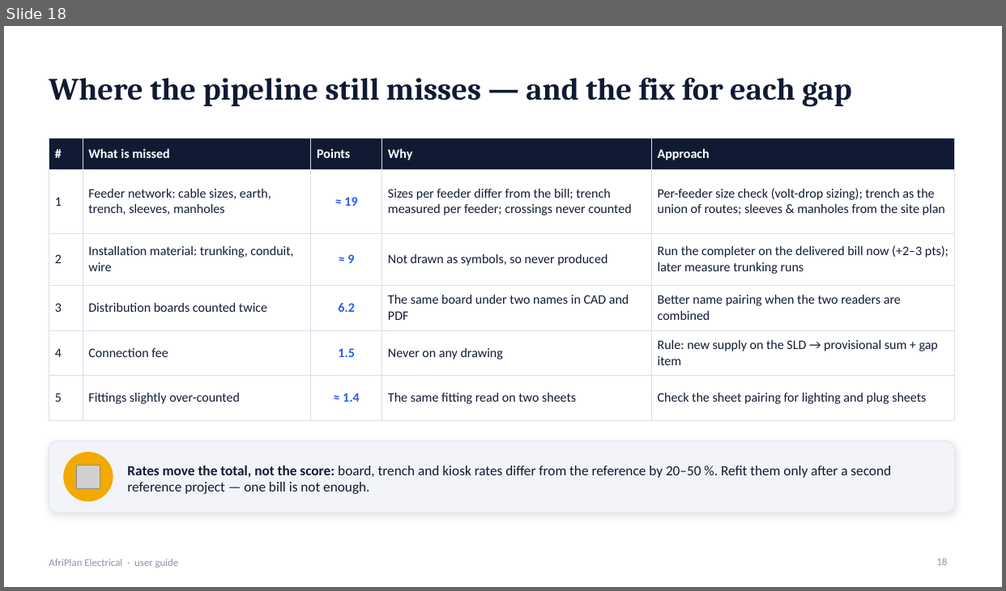
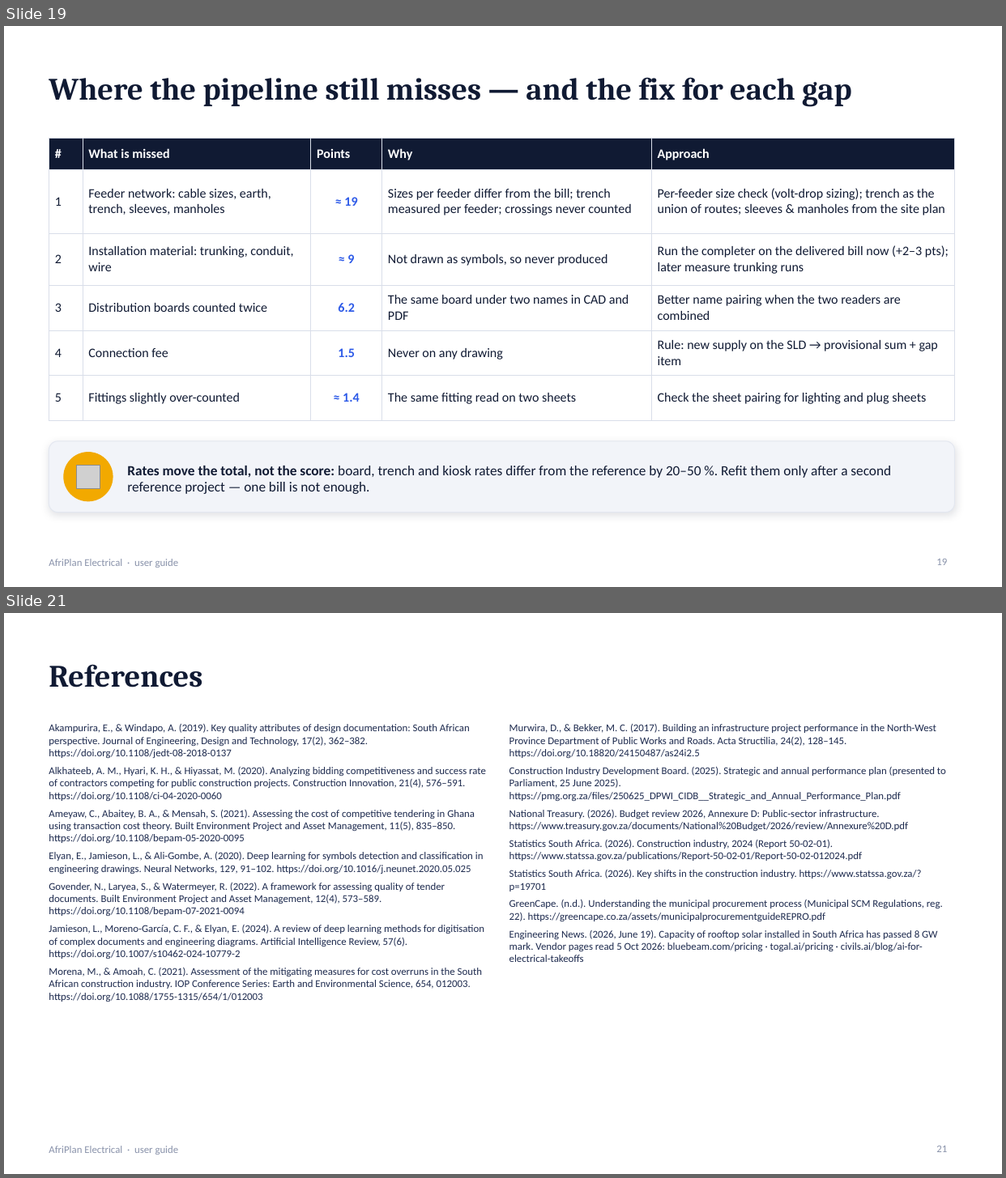
Before and after one commit to Jonathan-Lukwichi/afriplan-ai, a slide deck: docs/presentation/AfriPlan_User_Guide.pptx. Shown one above the other, each under a label of ours: slide 18 before the commit, slides 19 and 21 after it; the slides between them are not shown. The pictures are 1006x591 and 1006x1178 pixels, drawn with LibreOffice and Linux fonts; fonts in the diff are those of the drawing; grey boxes stand for pictures. Boxes give left, top, right and bottom in pixels: in the first picture for what was removed or moved away, otherwise in the second. Text is boxed around its words. In the diff, an @@ line names an element or a change of style, - is before the commit and + after.

```diff
--- a/docs/presentation/AfriPlan_User_Guide.pptx
+++ b/docs/presentation/AfriPlan_User_Guide.pptx
@@ slide 21 added at bbox=[4, 613, 1002, 1174], background #FFFFFF; not listed: 1 template element that a slide beside it also shows @@
@@ title added at bbox=[49, 664, 202, 688], 30 pt, text #101A33, bold @@
+References
@@ text added at bbox=[49, 724, 486, 1002], 10 pt, text #1E2B4F @@
+Akampurira, E., & Windapo, A. (2019). Key quality attributes of design documentation: South African perspective. Journal of Engineering, Design and Technology, 17(2), 362–382. https://doi.org/10.1108/jedt-08-2018-0137
+Alkhateeb, A. M., Hyari, K. H., & Hiyassat, M. (2020). Analyzing bidding competitiveness and success rate of contractors competing for public construction projects. Construction Innovation, 21(4), 576–591. https://doi.org/10.1108/ci-04-2020-0060
+Ameyaw, C., Abaitey, B. A., & Mensah, S. (2021). Assessing the cost of competitive tendering in Ghana using transaction cost theory. Built Environment Project and Asset Management, 11(5), 835–850. https://doi.org/10.1108/bepam-05-2020-0095
+Elyan, E., Jamieson, L., & Ali-Gombe, A. (2020). Deep learning for symbols detection and classification in engineering drawings. Neural Networks, 129, 91–102. https://doi.org/10.1016/j.neunet.2020.05.025
+Govender, N., Laryea, S., & Watermeyer, R. (2022). A framework for assessing quality of tender documents. Built Environment Project and Asset Management, 12(4), 573–589. https://doi.org/10.1108/bepam-07-2021-0094
+Jamieson, L., Moreno-García, C. F., & Elyan, E. (2024). A review of deep learning methods for digitisation of complex documents and engineering diagrams. Artificial Intelligence Review, 57(6). https://doi.org/10.1007/s10462-024-10779-2
+Morena, M., & Amoah, C. (2021). Assessment of the mitigating measures for cost overruns in the South African construction industry. IOP Conference Series: Earth and Environmental Science, 654, 012003. https://doi.org/10.1088/1755-1315/654/1/012003
@@ text added at bbox=[509, 724, 946, 962], 10 pt, text #1E2B4F @@
+Murwira, D., & Bekker, M. C. (2017). Building an infrastructure project performance in the North-West Province Department of Public Works and Roads. Acta Structilia, 24(2), 128–145. https://doi.org/10.18820/24150487/as24i2.5
+Construction Industry Development Board. (2025). Strategic and annual performance plan (presented to Parliament, 25 June 2025). https://pmg.org.za/files/250625_DPWI_CIDB__Strategic_and_Annual_Performance_Plan.pdf
+National Treasury. (2026). Budget review 2026, Annexure D: Public-sector infrastructure. https://www.treasury.gov.za/documents/National%20Budget/2026/review/Annexure%20D.pdf
+Statistics South Africa. (2026). Construction industry, 2024 (Report 50-02-01). https://www.statssa.gov.za/publications/Report-50-02-01/Report-50-02-012024.pdf
+Statistics South Africa. (2026). Key shifts in the construction industry. https://www.statssa.gov.za/?p=19701
+GreenCape. (n.d.). Understanding the municipal procurement process (Municipal SCM Regulations, reg. 22). https://greencape.co.za/assets/municipalprocurementguideREPRO.pdf
+Engineering News. (2026, June 19). Capacity of rooftop solar installed in South Africa has passed 8 GW mark. Vendor pages read 5 Oct 2026: bluebeam.com/pricing · togal.ai/pricing · civils.ai/blog/ai-for-electrical-takeoffs
@@ page number added at bbox=[936, 1146, 947, 1152], 10 pt, text #8A93AB @@
+21
@@ what was slide 18 is now slide 19 @@
```
Also in this commit, not shown: 5 slides changed, 2 other slides added, 1 slide removed, 2 other files.
